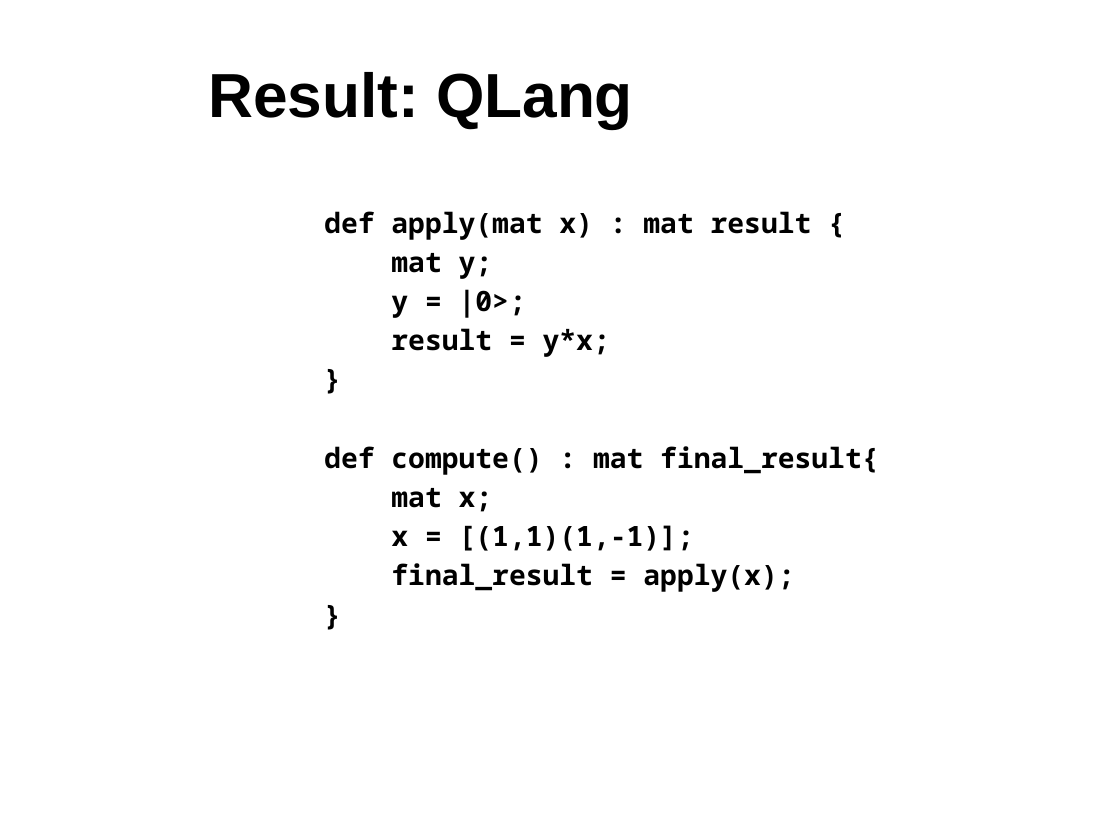
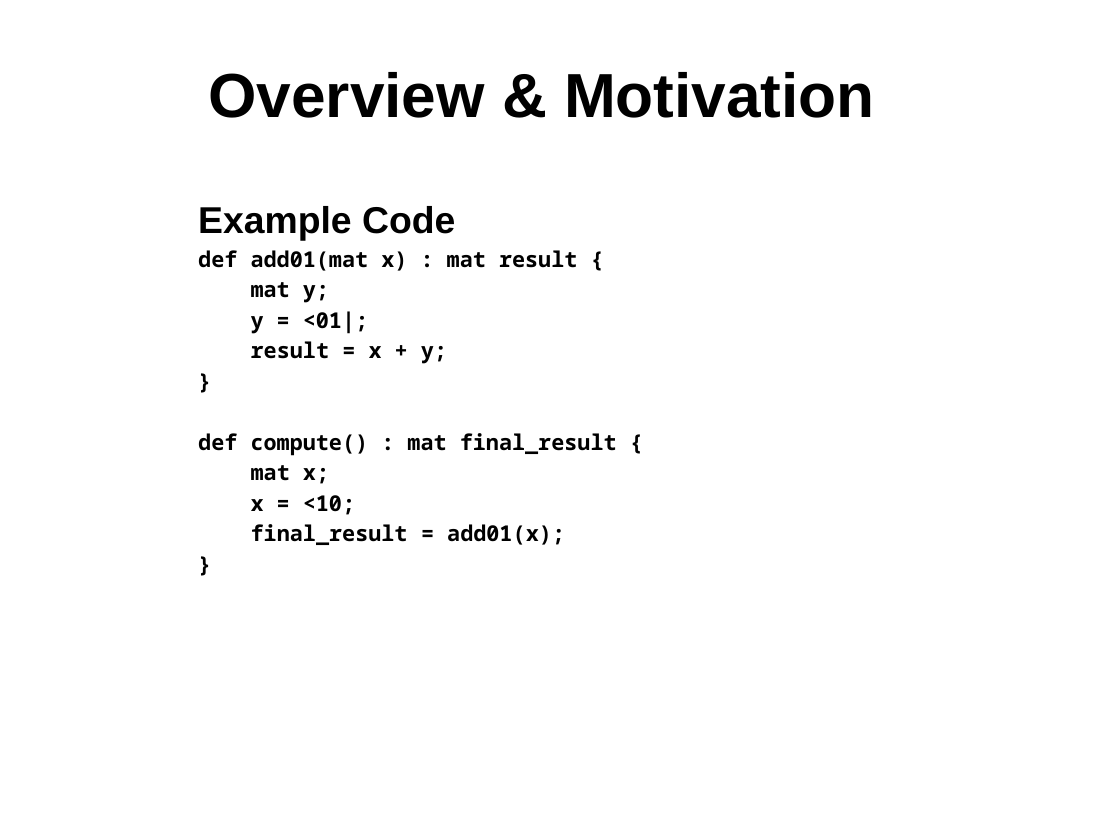
Before and after one commit to sdk21/PLT, a slide deck: slide 4 of Demo/Qlang.pptx (slide 5 before the commit). Drawn at 1120x840 pixels with LibreOffice and Linux fonts; fonts in the diff are those of the drawing; background and template pictures are left out. Boxes give left, top, right and bottom in pixels: in the first picture for what was removed or moved away, otherwise in the second. Text is boxed around its words. In the diff, an @@ line names an element or a change of style, - is before the commit and + after.

```diff
--- a/Demo/Qlang.pptx
+++ b/Demo/Qlang.pptx
@@ title at bbox=[208, 72, 875, 118]: text changed @@
-Result: QLang
+Overview & Motivation
@@ text "Example Code": place and size @@
-text "Example Code" at bbox=[324, 211, 878, 592]
+text "Example Code" at bbox=[198, 206, 617, 545]
@@ text at bbox=[198, 206, 577, 271]: text changed; size 18 to 14 pt @@
-def apply(mat x) : mat result {
+Example Code
+def add01(mat x) : mat result {
@@ text at bbox=[251, 282, 329, 484]: size 18 to 14 pt in "mat y;", "}", "mat x;", "}" @@
@@ text at bbox=[251, 311, 447, 364]: text changed; size 18 to 14 pt @@
-y = |0>;
-result = y*x;
+y = <01|;
+result = x + y;
@@ text at bbox=[198, 433, 617, 456]: text changed; size 18 to 14 pt @@
-def compute() : mat final_result{
+def compute() : mat final_result {
@@ text at bbox=[251, 495, 565, 545]: text changed; size 18 to 14 pt @@
-x = [(1,1)(1,-1)];
-final_result = apply(x);
+x = <10;
+final_result = add01(x);
```
Also in this commit, not shown: 9 other slides changed, 3 slides added, 3 slides removed, 1 other file.
